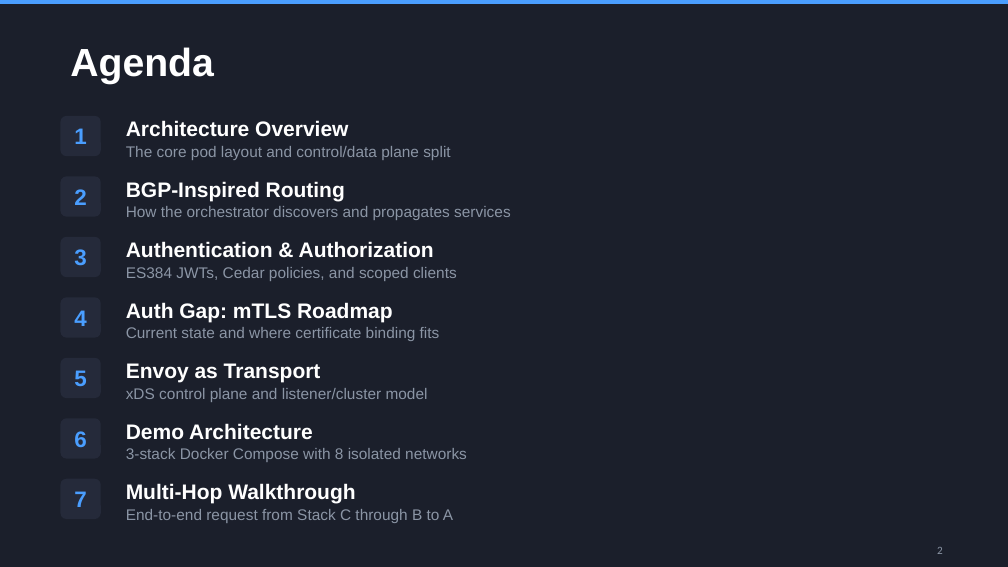
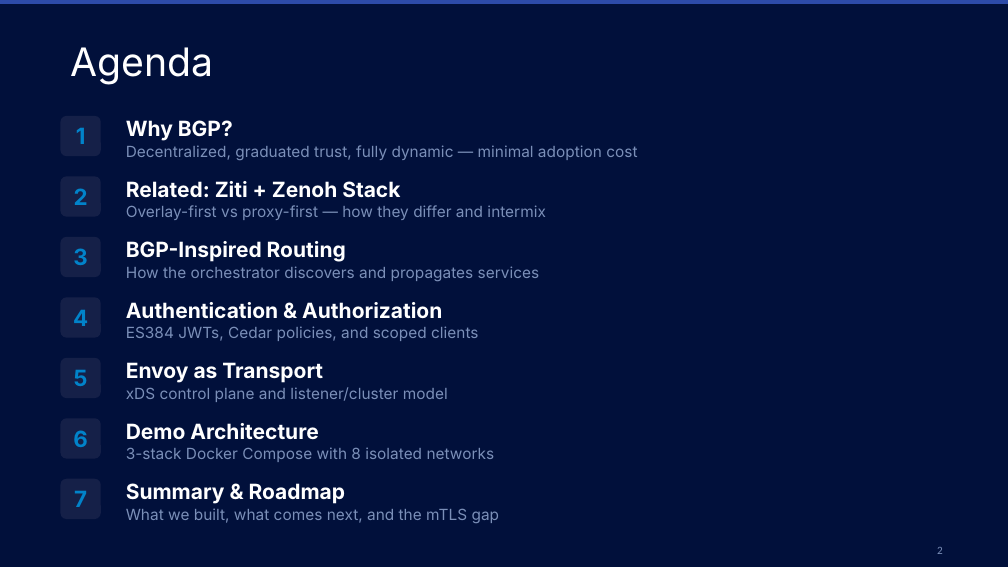
Before and after one commit to orbisoperations/catalyst-router, a slide deck: slide 2 of docker-compose/catalyst-router-deck.pptx. Drawn at 1008x567 pixels with LibreOffice and Linux fonts; fonts in the diff are those of the drawing. Boxes give left, top, right and bottom in pixels: in the first picture for what was removed or moved away, otherwise in the second. Text is boxed around its words. In the diff, an @@ line names an element or a change of style, - is before the commit and + after.

```diff
--- a/docker-compose/catalyst-router-deck.pptx
+++ b/docker-compose/catalyst-router-deck.pptx
@@ background #1B1F2B to #01103B @@
@@ rectangle at (0,0,1008,4): fill #4A9EFF to #2D4BA9 @@
@@ text "Agenda" at (70,47,213,84): font Arial to Inter, bold off @@
@@ text at (126,120,233,141): text changed; font Arial to Inter @@
-Architecture Overview
+Why BGP?
@@ text at (126,145,637,160): text changed; font Arial to Inter; text colour #8B95A5 to #7B8FB8 @@
-The core pod layout and control/data plane split
+Decentralized, graduated trust, fully dynamic — minimal adoption cost
@@ text added at (126,181,400,198), 15 pt, text #FFFFFF, bold @@
+Related: Ziti + Zenoh Stack
@@ text added at (126,205,545,220), 11 pt, text #7B8FB8 @@
+Overlay-first vs proxy-first — how they differ and intermix
@@ font Arial to Inter in 4 elements at (126,362,323,383), (126,423,318,440), (126,241,346,262), (126,302,442,319) @@
@@ font Arial to Inter, text colour #8B95A5 to #7B8FB8 in 4 elements at (126,387,448,402), (126,447,495,462), (126,266,540,281), (126,326,478,341) @@
@@ 4 texts: place and size @@
-4 texts at (126,181,511,281)
+4 texts at (126,241,540,341)
@@ text removed at (126,302,393,322) @@
-Auth Gap: mTLS Roadmap
@@ text removed at (126,327,440,341) @@
-Current state and where certificate binding fits
@@ font Arial to Inter, text colour #4A9EFF to #0183CA; fill #252A3A to #152048 in 7 elements at (60,116,101,156), (60,176,101,217), (60,237,101,277), (60,297,101,338), (60,358,101,398), (60,418,101,459), (60,479,101,519) @@
@@ text at (126,483,346,504): text changed; font Arial to Inter @@
-Multi-Hop Walkthrough
+Summary & Roadmap
@@ text at (126,508,500,523): text changed; font Arial to Inter; text colour #8B95A5 to #7B8FB8 @@
-End-to-end request from Stack C through B to A
+What we built, what comes next, and the mTLS gap
@@ page number at (937,547,943,554): text colour #8B95A5 to #7B8FB8 @@
```
Also in this commit, not shown: 15 other slides changed, 2 slides added, 1 other file.
